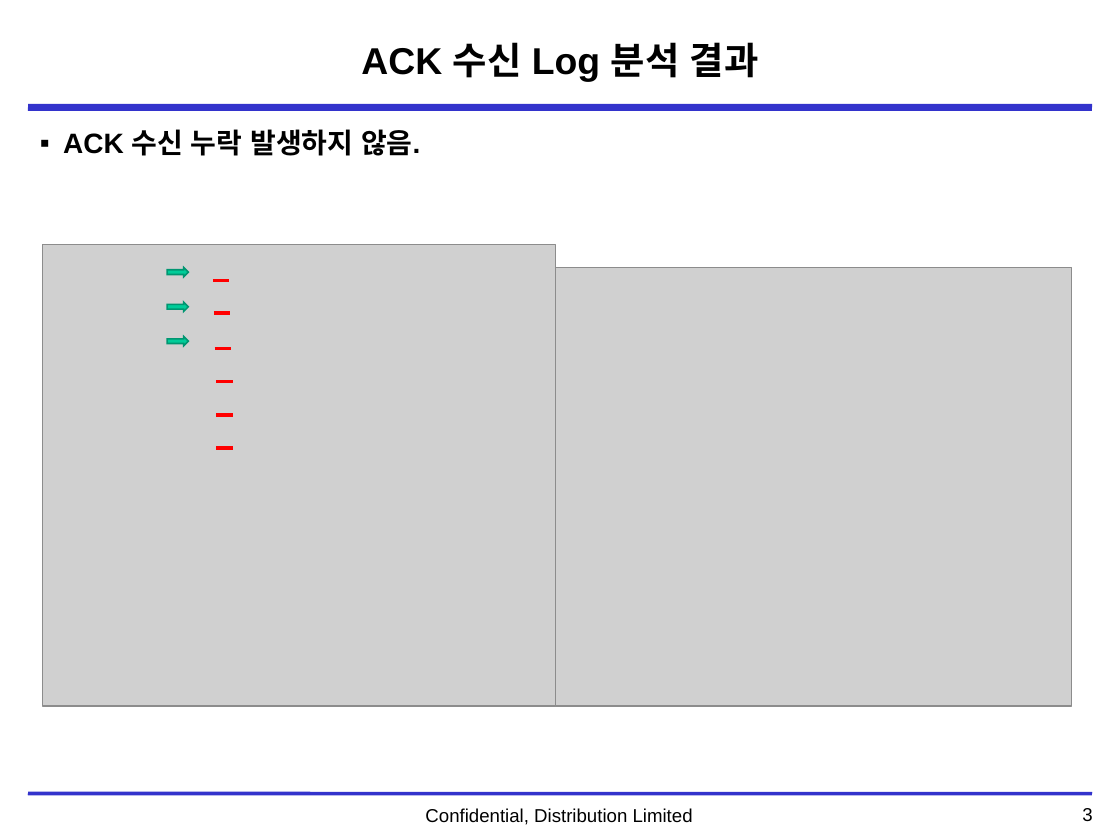
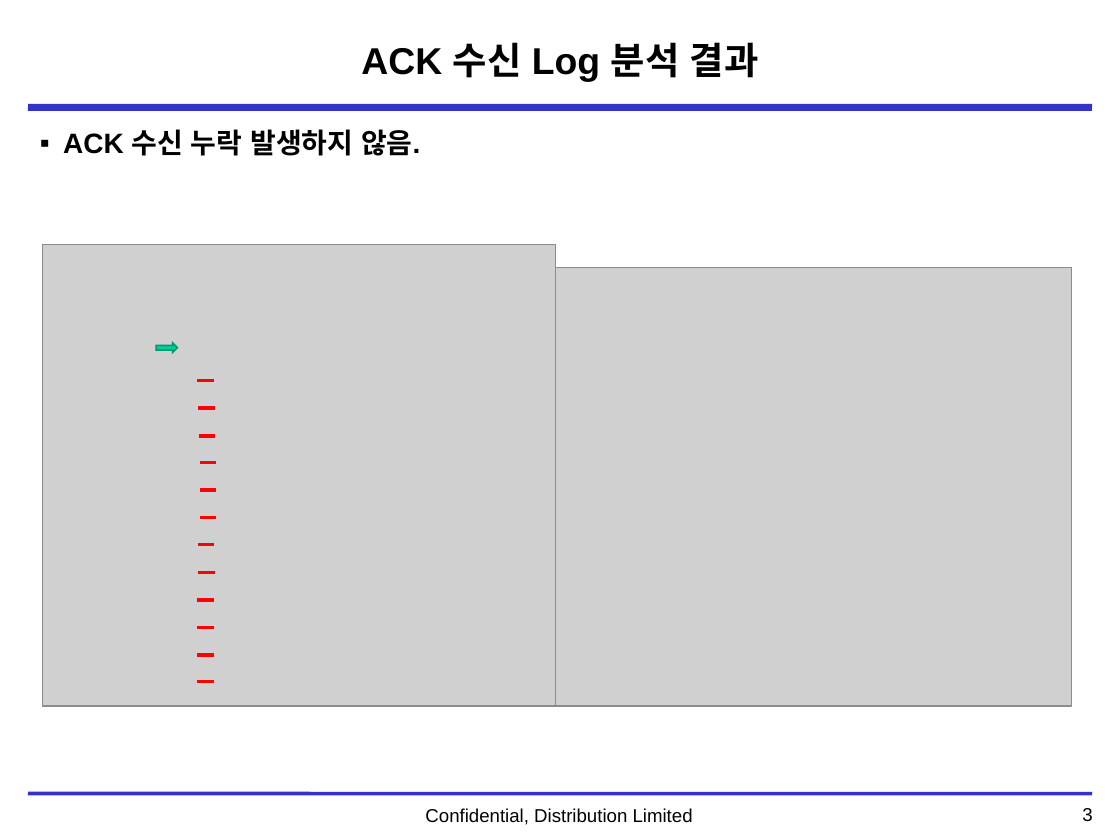
Before and after one commit to ds1hvh/Dev-Docu, a slide deck: slide 4 of 1. Project/DTNPL/Weekly Report/DTN_SBC-TRS28-분석 20200831.pptx. Drawn at 1120x840 pixels with LibreOffice and Linux fonts; fonts in the diff are those of the drawing; grey boxes stand for pictures; background and template pictures are left out. Boxes give left, top, right and bottom in pixels: in the first picture for what was removed or moved away, otherwise in the second. Text is boxed around its words. In the diff, an @@ line names an element or a change of style, - is before the commit and + after.

```diff
--- a/1. Project/DTNPL/Weekly Report/DTN_SBC-TRS28-분석 20200831.pptx
+++ b/1. Project/DTNPL/Weekly Report/DTN_SBC-TRS28-분석 20200831.pptx
@@ right arrow removed at bbox=[167, 302, 188, 311] @@
@@ right arrow: place and size @@
-right arrow at bbox=[167, 268, 188, 277]
+right arrow at bbox=[156, 343, 177, 352]
@@ right arrow removed at bbox=[167, 336, 188, 345] @@
@@ line moved from (213, 281) - (230, 281) to (197, 381) - (214, 381) @@
@@ line moved from (214, 314) - (231, 314) to (198, 408) - (215, 408) @@
@@ line moved from (215, 348) - (231, 348) to (199, 436) - (215, 436) @@
@@ line moved from (216, 382) - (233, 382) to (199, 463) - (216, 463) @@
@@ line moved from (216, 414) - (233, 414) to (199, 489) - (216, 489) @@
@@ line moved from (216, 448) - (233, 448) to (199, 517) - (216, 517) @@
@@ line added from (198, 544) to (214, 544), #FF0000 2.25 pt @@
@@ line added from (198, 572) to (215, 572), #FF0000 2.25 pt @@
@@ line added from (197, 600) to (214, 600), #FF0000 2.25 pt @@
@@ line added from (197, 627) to (214, 627), #FF0000 2.25 pt @@
@@ line added from (197, 655) to (214, 655), #FF0000 2.25 pt @@
@@ line added from (197, 682) to (214, 682), #FF0000 2.25 pt @@
```
Also in this commit, not shown: 2 other slides changed, 8 other files.
